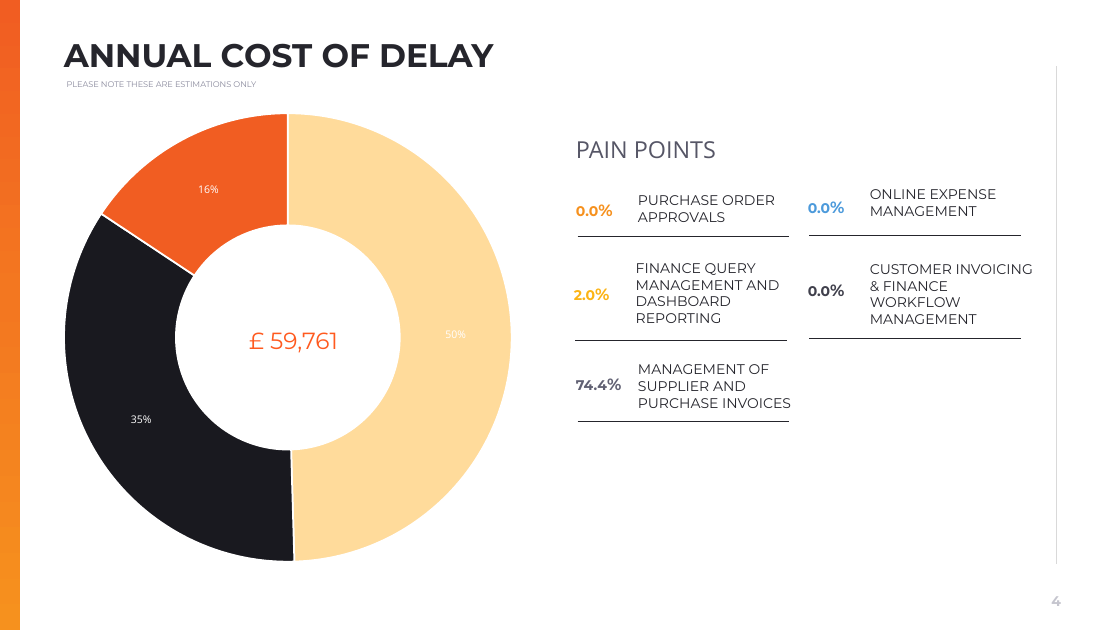
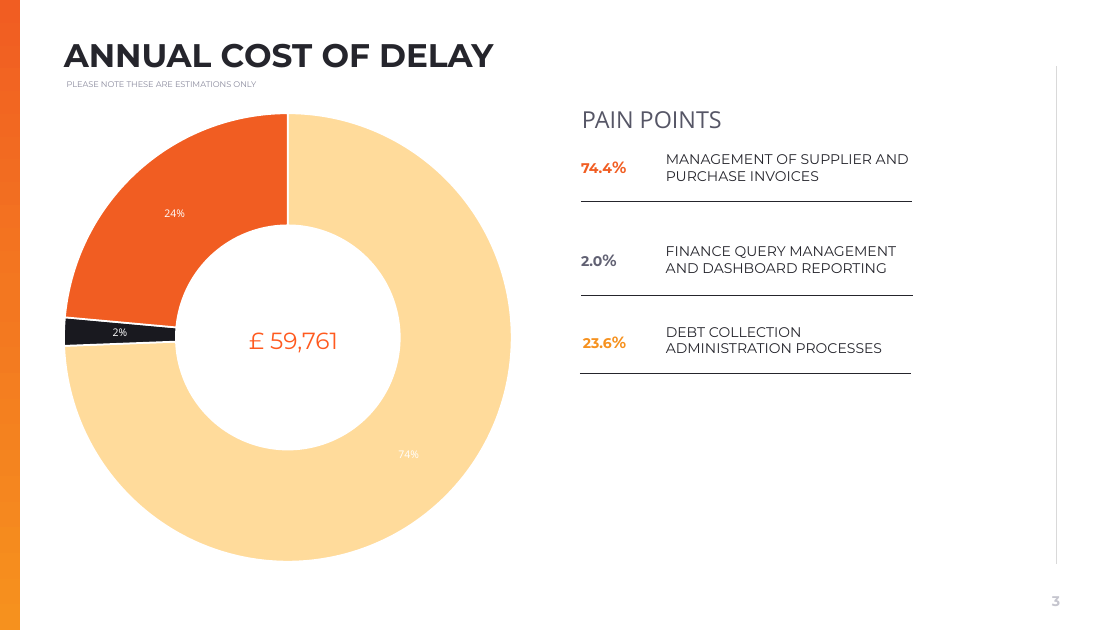
Before and after one commit to muratozdemirpiblo/ppt-api, a slide deck: slide 3 of client_output.pptx (slide 4 before the commit). Drawn at 1120x630 pixels with LibreOffice and Linux fonts; fonts in the diff are those of the drawing; background and template pictures are left out. Boxes give left, top, right and bottom in pixels: in the first picture for what was removed or moved away, otherwise in the second. Text is boxed around its words. In the diff, an @@ line names an element or a change of style, - is before the commit and + after.

```diff
--- a/client_output.pptx
+++ b/client_output.pptx
@@ doughnut chart at (52,82,513,591) @@
-Series 1: 0, 0, 0, 50, 0, 35, 16, 0, 0, 0
+Series 1: 0, 0, 0, 74, 0, 2, 24, 0, 0, 0
@@ text "PAIN POINTS": place and size @@
-text "PAIN POINTS" at (576,141,716,158)
+text "PAIN POINTS" at (582,111,722,128)
@@ text "PAIN POINTS" at (582,111,722,128): alignment left to centre @@
@@ text "MANAGEMENT OF SUPPLIER AND PURCHASE ..." rewrapped from (638,364,791,408) to (666,154,909,181) @@
@@ text "74.4%": place and size @@
-text "74.4%" at (576,380,607,390)
+text "74.4%" at (581,163,612,173)
@@ text "74.4%" at (581,163,612,173): text colour #616173 to #F15D22 @@
@@ text removed at (576,206,598,216) @@
-0.0%
@@ line moved from (578, 421) - (790, 421) to (581, 201) - (912, 201) @@
@@ text removed at (638,195,775,222) @@
-PURCHASE ORDER APPROVALS
@@ text removed at (808,203,830,213) @@
-0.0%
@@ text removed at (870,189,997,216) @@
-ONLINE EXPENSE MANAGEMENT
@@ line removed from (578, 236) to (790, 236) @@
@@ text "FINANCE QUERY MANAGEMENT AND DASHBOARD ..." rewrapped from (636,263,779,323) to (666,246,896,273) @@
@@ line removed from (810, 235) to (1022, 235) @@
@@ text "2.0%": place and size @@
-text "2.0%" at (574,290,595,300)
+text "2.0%" at (581,256,602,266)
@@ text "2.0%" at (581,256,602,266): text colour #FCB415 to #616173 @@
@@ text removed at (870,264,1033,324) @@
-CUSTOMER INVOICING & FINANCE WORKFLOW MANAGEMENT
@@ line moved from (576, 340) - (787, 340) to (581, 296) - (912, 296) @@
@@ text removed at (808,286,830,296) @@
-0.0%
@@ text added at (666,327,882,353), 12 pt, text #25252C @@
+DEBT COLLECTION ADMINISTRATION PROCESSES
@@ text added at (583,338,612,348), 12 pt, text #F6911E, bold @@
+23.6%
@@ line moved from (810, 339) - (1022, 339) to (580, 373) - (912, 373) @@
@@ page number at (1052,596,1060,606): text changed @@
-4
+3
```
Also in this commit, not shown: 2 other slides changed, 1 slide removed, 5 other files.
